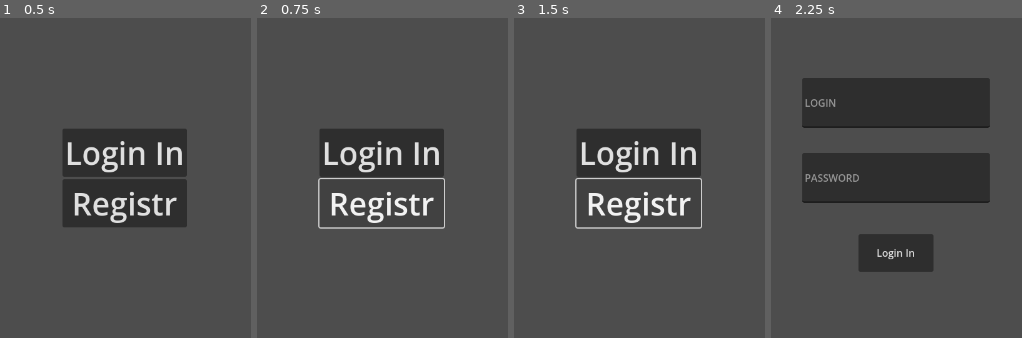
Above: before the commit, frames 1-4 (left to right).
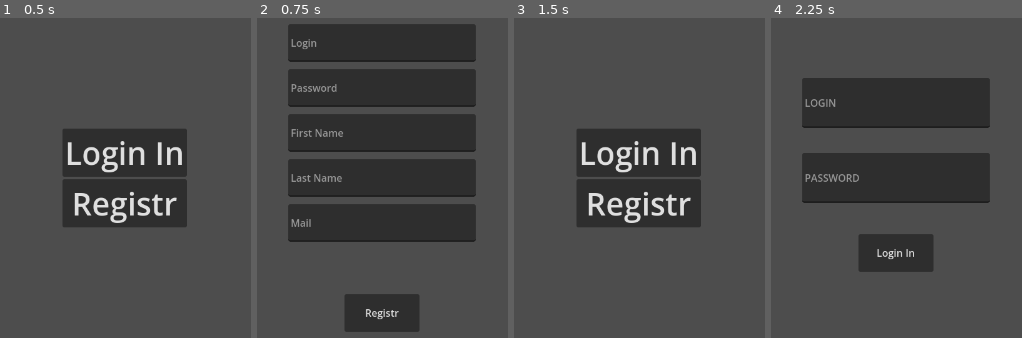
Above: after the commit, the same moments.

Repository: fretpool2/trashcan
Game: Godot game, scene res://scene/main/main.tscn
Same seed, same stepped clock (60 frames per second), same inputs: the game is played once before the commit and once after it.
Inputs:
- Up to frame 1 (0.5 s): no input
- Up to frame 2 (0.75 s): click "Registr" at 0.5 s
- Up to frame 3 (1.5 s): click "Registr" at 1.25 s
- Up to frame 4 (2.25 s): click "Login In" at 2 s

Frame 1 is identical in both runs. In frame 2, 39% of the frame differs, in the area x 12-88%, y 1-99%; in frame 3, 0.8%; in frame 4, nothing differs.

Commit message:
uploade

Diff:
--- /dev/null
+++ b/scene/main/registr.tscn
@@ -0,0 +1,170 @@
+[gd_scene load_steps=2 format=3 uid="uid://dlc4ttb3bf168"]
+
+[ext_resource type="Script" path="res://script/main/registr.gd" id="1_cg27n"]
+
+[node name="Registr" type="Control"]
+layout_mode = 3
+anchors_preset = 15
+anchor_right = 1.0
+anchor_bottom = 1.0
+grow_horizontal = 2
+grow_vertical = 2
+script = ExtResource("1_cg27n")
+
+[node name="MarginContainer" type="MarginContainer" parent="."]
+layout_mode = 1
+anchors_preset = 15
+anchor_right = 1.0
+anchor_bottom = 1.0
+grow_horizontal = 2
+grow_vertical = 2
+
+[node name="VBoxContainer" type="VBoxContainer" parent="MarginContainer"]
+layout_mode = 2
+size_flags_horizontal = 4
+size_flags_vertical = 4
+theme_override_constants/separation = 72
+
+[node name="Login" type="Control" parent="MarginContainer/VBoxContainer"]
+layout_mode = 2
+size_flags_horizontal = 4
+size_flags_vertical = 4
+
+[node name="Login" type="LineEdit" parent="MarginContainer/VBoxContainer/Login"]
+layout_mode = 1
+anchors_preset = 8
+anchor_left = 0.5
+anchor_top = 0.5
+anchor_right = 0.5
+anchor_bottom = 0.5
+offset_left = -150.0
+offset_top = -30.0
+offset_right = 150.0
+offset_bottom = 30.0
+grow_horizontal = 2
+grow_vertical = 2
+placeholder_text = "Login"
+
+[node name="Pass" type="Control" parent="MarginContainer/VBoxContainer"]
+layout_mode = 2
+size_flags_horizontal = 4
+size_flags_vertical = 4
+
+[node name="pass" type="LineEdit" parent="MarginContainer/VBoxContainer/Pass"]
+layout_mode = 1
+anchors_preset = 8
+anchor_left = 0.5
+anchor_top = 0.5
+anchor_right = 0.5
+anchor_bottom = 0.5
+offset_left = -150.0
+offset_top = -30.0
+offset_right = 150.0
+offset_bottom = 30.0
+grow_horizontal = 2
+grow_vertical = 2
+placeholder_text = "Password"
+
+[node name="Pass2" type="Control" parent="MarginContainer/VBoxContainer"]
+visible = false
+layout_mode = 2
+size_flags_horizontal = 4
+size_flags_vertical = 4
+
+[node name="pasw2" type="LineEdit" parent="MarginContainer/VBoxContainer/Pass2"]
+layout_mode = 1
+anchors_preset = 8
+anchor_left = 0.5
+anchor_top = 0.5
+anchor_right = 0.5
+anchor_bottom = 0.5
+offset_left = -150.0
+offset_top = -30.0
+offset_right = 150.0
+offset_bottom = 30.0
+grow_horizontal = 2
+grow_vertical = 2
+placeholder_text = "Password"
+
+[node name="Fnaim" type="Control" parent="MarginContainer/VBoxContainer"]
+layout_mode = 2
+size_flags_horizontal = 4
+size_flags_vertical = 4
+
+[node name="FirstName" type="LineEdit" parent="MarginContainer/VBoxContainer/Fnaim"]
+layout_mode = 1
+anchors_preset = 8
+anchor_left = 0.5
+anchor_top = 0.5
+anchor_right = 0.5
+anchor_bottom = 0.5
+offset_left = -150.0
+offset_top = -30.0
+offset_right = 150.0
+offset_bottom = 30.0
+grow_horizontal = 2
+grow_vertical = 2
+placeholder_text = "First Name"
+
+[node name="LName" type="Control" parent="MarginContainer/VBoxContainer"]
+layout_mode = 2
+size_flags_horizontal = 4
+size_flags_vertical = 4
+
+[node name="LastName" type="LineEdit" parent="MarginContainer/VBoxContainer/LName"]
+layout_mode = 1
+anchors_preset = 8
+anchor_left = 0.5
+anchor_top = 0.5
+anchor_right = 0.5
+anchor_bottom = 0.5
+offset_left = -150.0
+offset_top = -30.0
+offset_right = 150.0
+offset_bottom = 30.0
+grow_horizontal = 2
+grow_vertical = 2
+placeholder_text = "Last Name"
+
+[node name="mail" type="Control" parent="MarginContainer/VBoxContainer"]
+layout_mode = 2
+size_flags_horizontal = 4
+size_flags_vertical = 4
+
+[node name="mail" type="LineEdit" parent="MarginContainer/VBoxContainer/mail"]
+layout_mode = 1
+anchors_preset = 8
+anchor_left = 0.5
+anchor_top = 0.5
+anchor_right = 0.5
+anchor_bottom = 0.5
+offset_left = -150.0
+offset_top = -30.0
+offset_right = 150.0
+offset_bottom = 30.0
+grow_horizontal = 2
+grow_vertical = 2
+placeholder_text = "Mail"
+
+[node name="pustota" type="Control" parent="MarginContainer/VBoxContainer"]
+layout_mode = 2
+
+[node name="Buton" type="Control" parent="MarginContainer/VBoxContainer"]
+layout_mode = 2
+
+[node name="Button" type="Button" parent="MarginContainer/VBoxContainer/Buton"]
+layout_mode = 1
+anchors_preset = 8
+anchor_left = 0.5
+anchor_top = 0.5
+anchor_right = 0.5
+anchor_bottom = 0.5
+offset_left = -60.0
+offset_top = -30.0
+offset_right = 60.0
+offset_bottom = 30.0
+grow_horizontal = 2
+grow_vertical = 2
+text = "Registr"
+
+[connection signal="pressed" from="MarginContainer/VBoxContainer/Buton/Button" to="." method="_on_button_pressed"]
--- a/script/main/Main.gd
+++ b/script/main/Main.gd
@@ -6,4 +6,4 @@
 
 
 func _on_reg_pressed():
-	get_tree().change_scene_to_file("")
+	get_tree().change_scene_to_file("res://scene/main/registr.tscn")
--- /dev/null
+++ b/script/main/registr.gd
@@ -0,0 +1,27 @@
+extends Control
+
+@onready var login = $MarginContainer/VBoxContainer/Login/Login
+@onready var passw = $MarginContainer/VBoxContainer/Pass/pass
+#@onready var pasw_2 = $MarginContainer/VBoxContainer/Pass2/pasw2
+@onready var first_name = $MarginContainer/VBoxContainer/Fnaim/FirstName
+@onready var last_name = $MarginContainer/VBoxContainer/LName/LastName
+@onready var gmail = $MarginContainer/VBoxContainer/mail/mail
+
+
+var log
+var pas1
+#var pas2
+var FName
+var LName
+var mail
+
+#func _process(delta):
+	#print(Accaunt.login)
+
+func _on_button_pressed():
+	Accaunt.login = login.text
+	Accaunt.password = passw.text
+	Accaunt.firstName = first_name.text
+	Accaunt.LastName = last_name.text
+	Accaunt.mail = gmail.text
+	get_tree().change_scene_to_file("res://scene/main/main.tscn")
